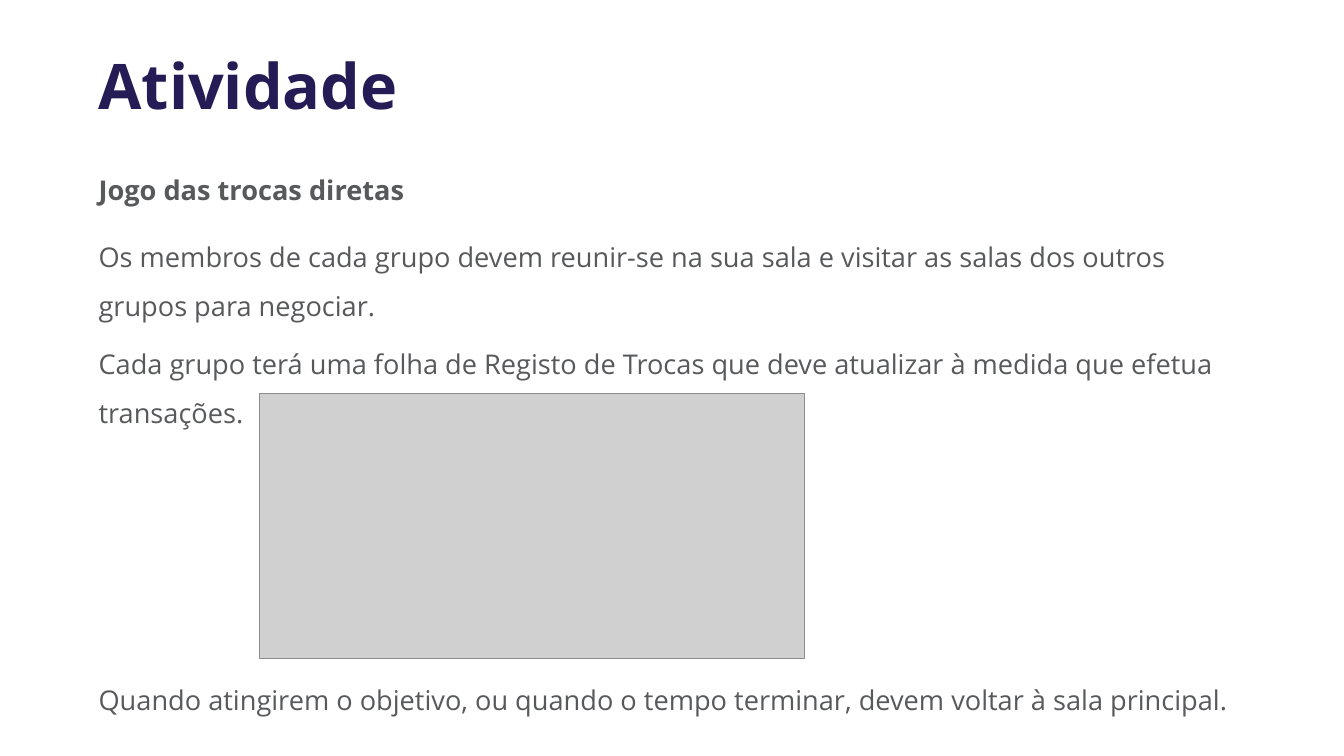
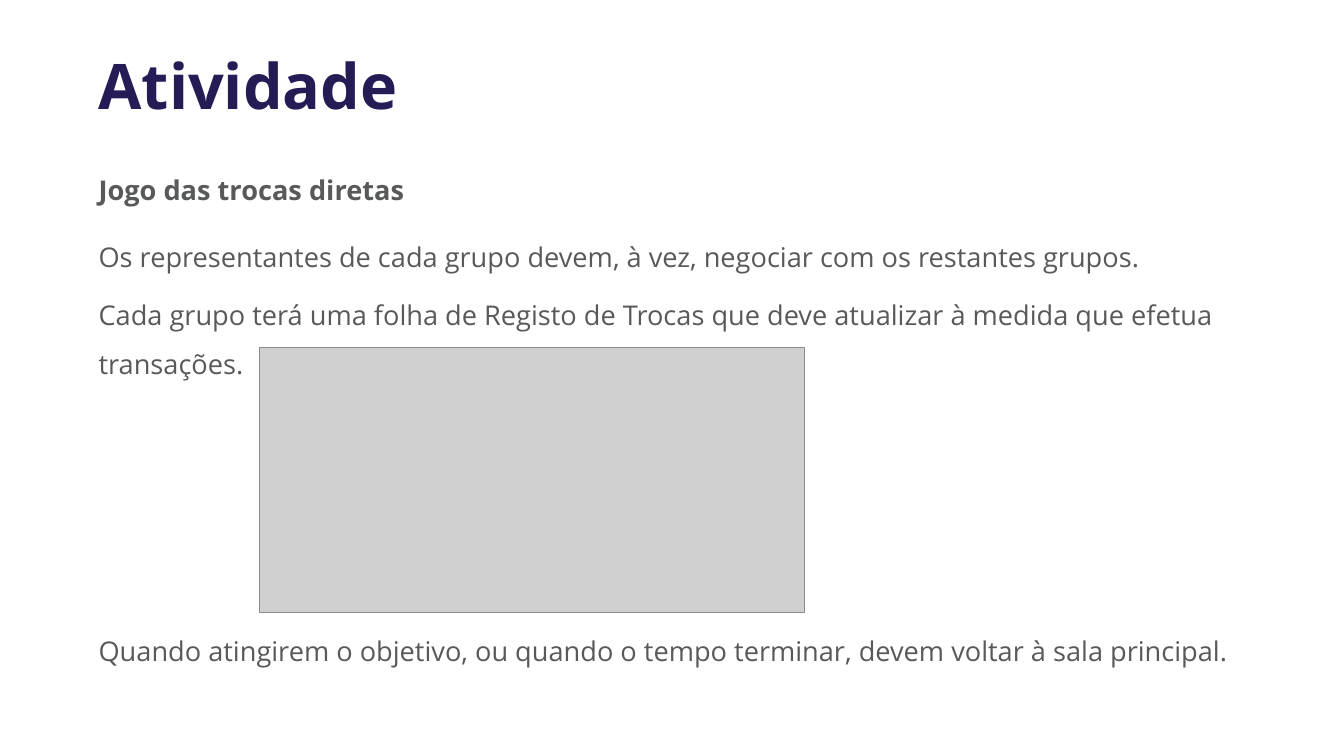
Before and after one commit to freemadeira/education-materials, a slide deck: slide 3 of Diploma Bitcoin/Capítulo 3 — A história do dinheiro/DB 2025 Capítulo 3 — Sessão prática.pptx. Drawn at 1344x756 pixels with LibreOffice and Linux fonts; fonts in the diff are those of the drawing; grey boxes stand for pictures. Boxes give left, top, right and bottom in pixels: in the first picture for what was removed or moved away, otherwise in the second. Text is boxed around its words. In the diff, an @@ line names an element or a change of style, - is before the commit and + after.

```diff
--- a/Diploma Bitcoin/Capítulo 3 — A história do dinheiro/DB 2025 Capítulo 3 — Sessão prática.pptx
+++ b/Diploma Bitcoin/Capítulo 3 — A história do dinheiro/DB 2025 Capítulo 3 — Sessão prática.pptx
@@ text at <box>99,246,1139,274</box>: text changed @@
-Os membros de cada grupo devem reunir-se na sua sala e visitar as salas dos outros grupos para negociar.
+Os representantes de cada grupo devem, à vez, negociar com os restantes grupos.
@@ picture: place and size @@
-picture at <box>259,393,804,658</box>
+picture at <box>259,347,804,612</box>
```
Also in this commit, not shown: 5 other files.
